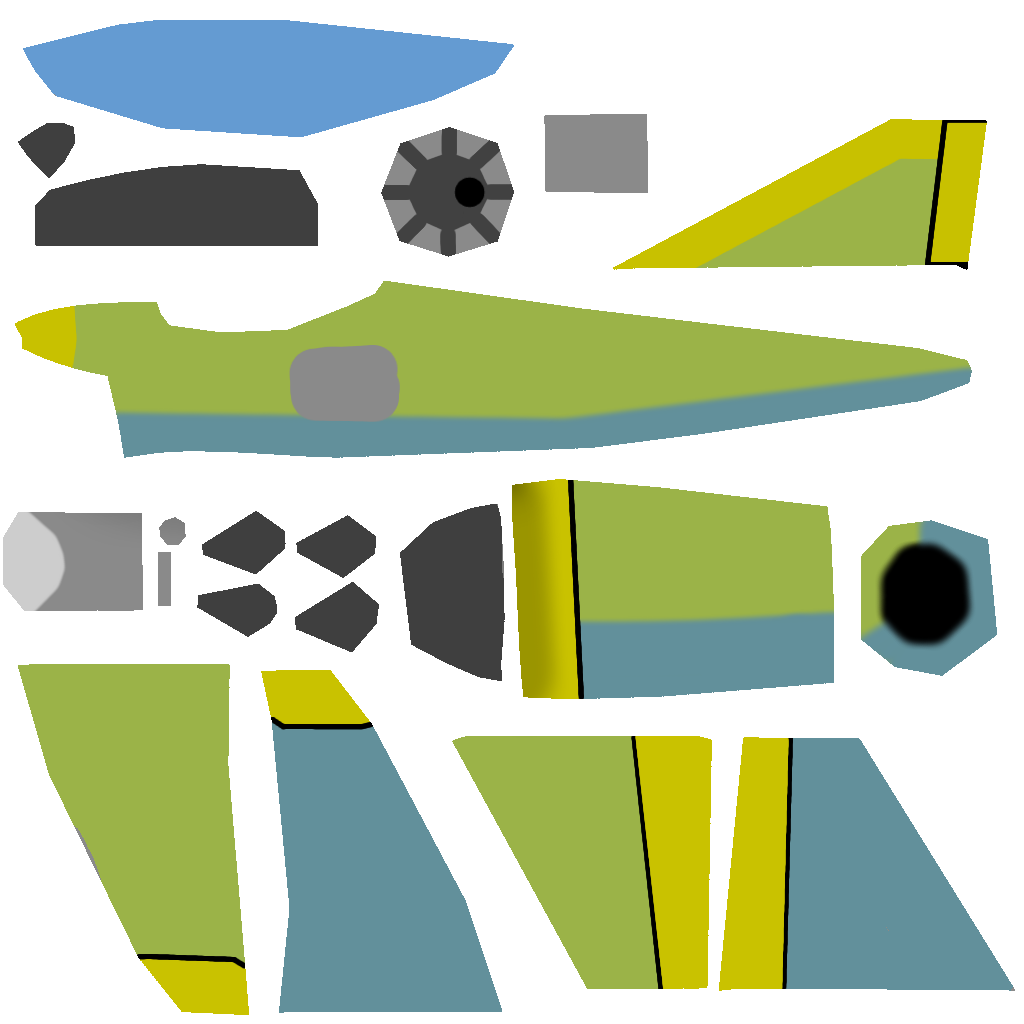
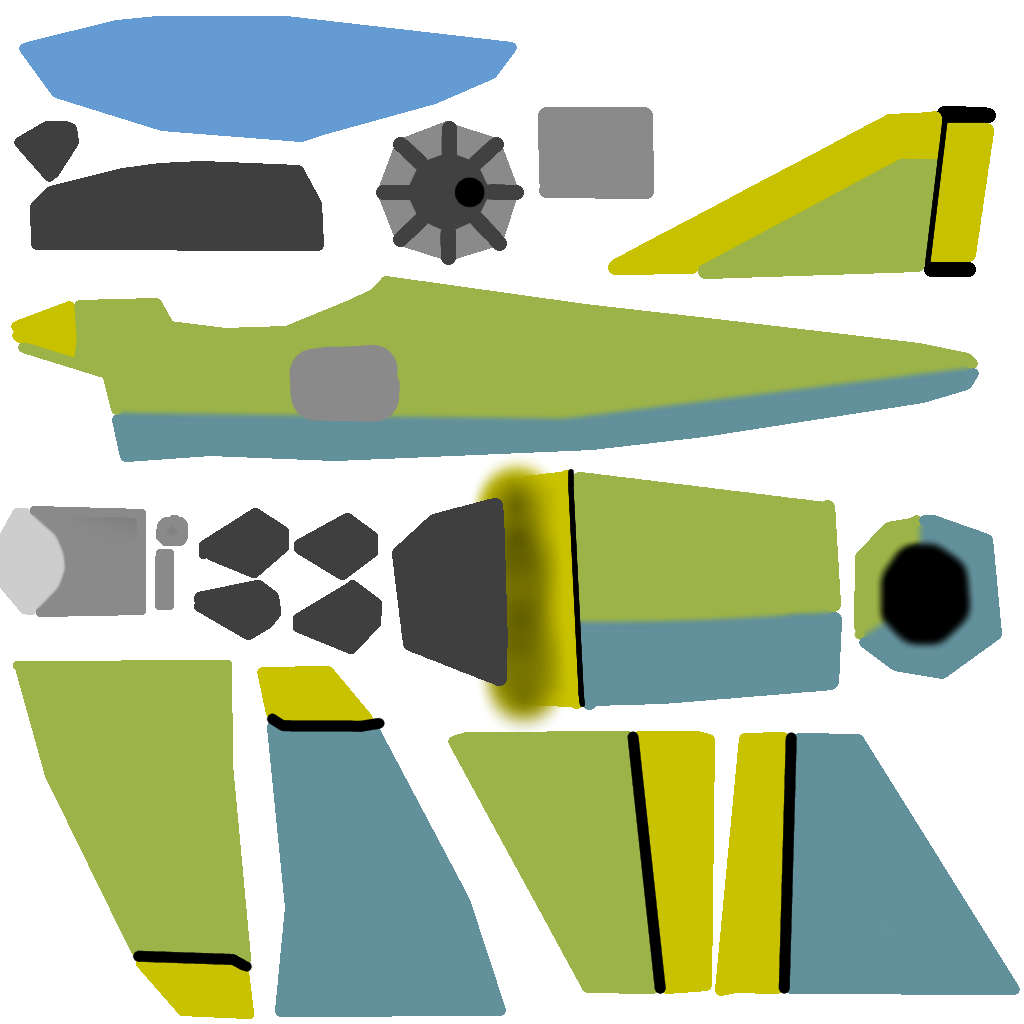
Revision of a layered w=1024, h=1024 image; what changed, layer by layer:
painted on "Layer" over [0, 16, 1020, 1019]
